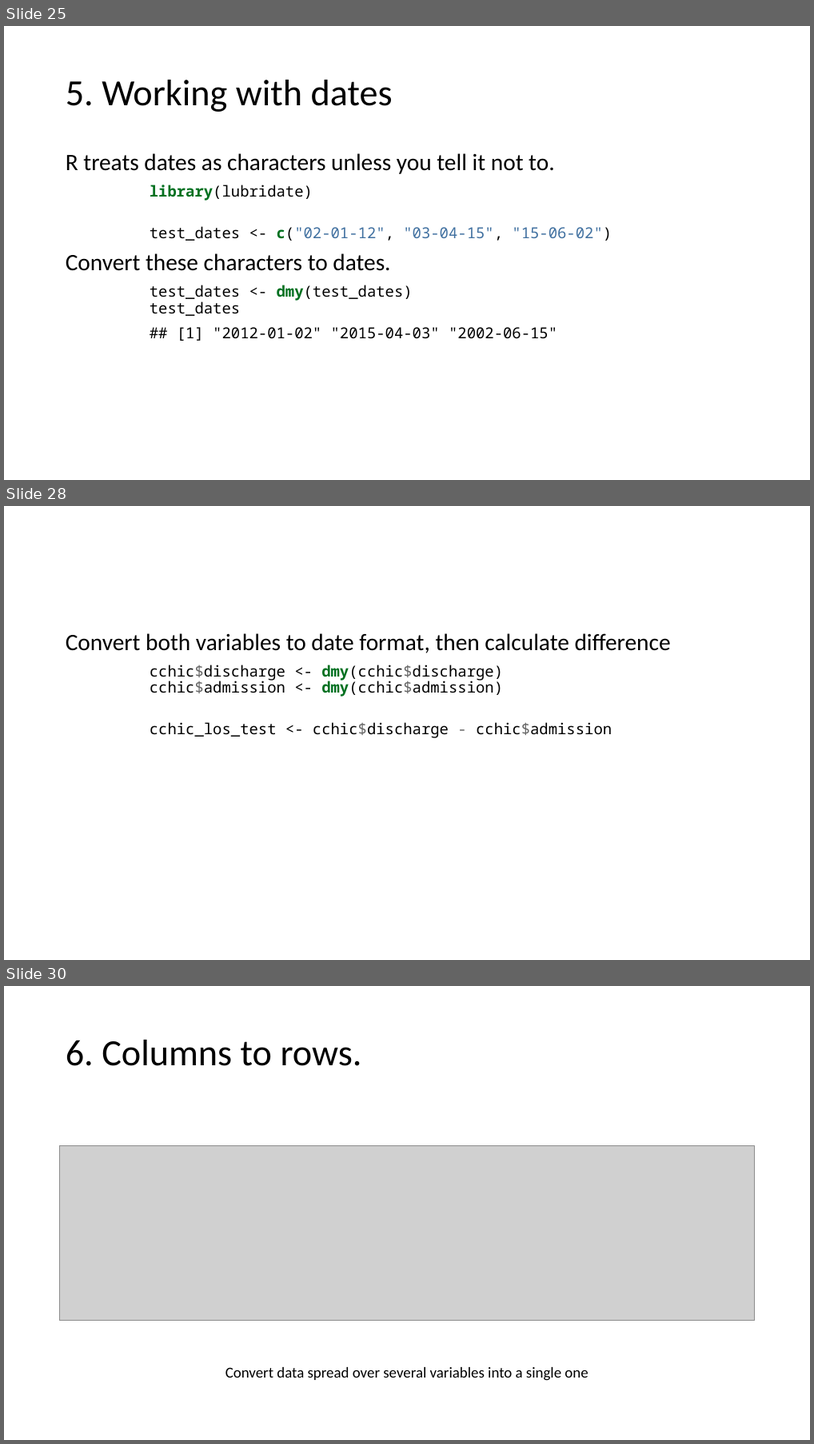
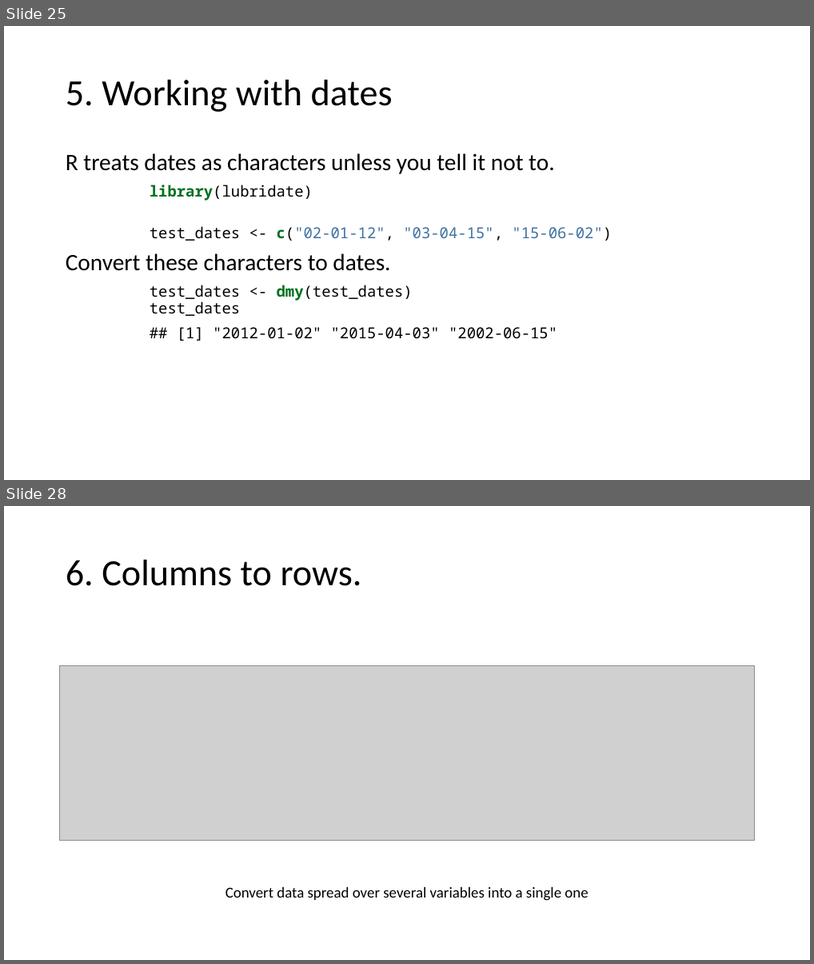
Before and after one commit to uclh-criu/learning-datascience, a slide deck: Workshops/Workshop4.pptx. Shown one above the other, each under a label of ours: slides 25, 28 and 30 before the commit, slides 25 and 28 after it; the slides between them are not shown. The pictures are 814x1444 and 814x964 pixels, drawn with LibreOffice and Linux fonts; fonts in the diff are those of the drawing; grey boxes stand for pictures. Boxes give left, top, right and bottom in pixels: in the first picture for what was removed or moved away, otherwise in the second. Text is boxed around its words. In the diff, an @@ line names an element or a change of style, - is before the commit and + after.

```diff
--- a/Workshops/Workshop4.pptx
+++ b/Workshops/Workshop4.pptx
@@ slide 28 removed at [4,506,810,960], background #FFFFFF @@
@@ text removed at [66,633,671,738] @@
-Convert both variables to date format, then calculate difference
-cchic$discharge <- dmy(cchic$discharge)
-cchic$admission <- dmy(cchic$admission)
-cchic_los_test <- cchic$discharge - cchic$admission
@@ what was slide 30 is now slide 28 @@
```
Also in this commit, not shown: 2 slides changed, 1 slide added, 2 other slides removed, 9 other files.
